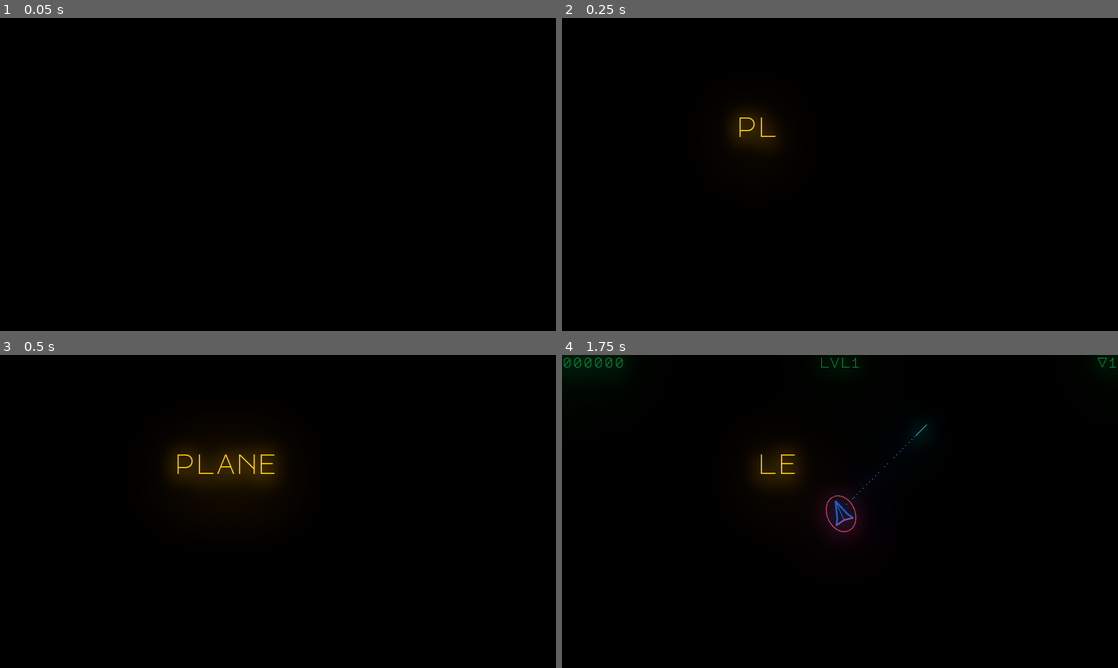
Above: before the commit, frames 1-4 (two rows, left to right).
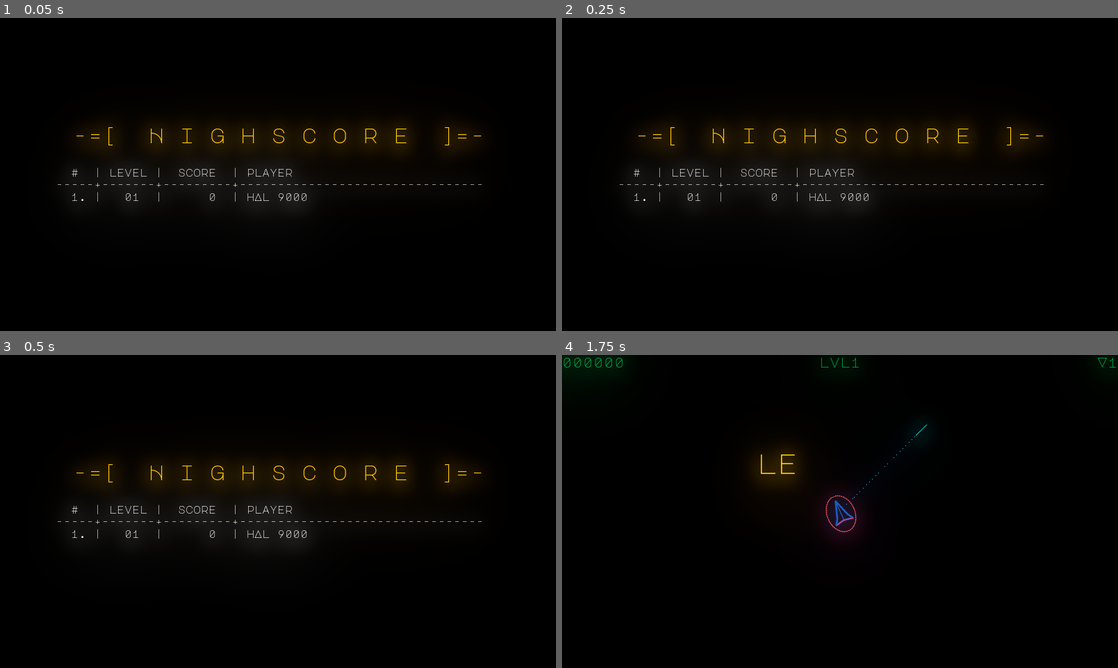
Above: after the commit, the same moments.

Repository: liske/Planetoids
Game: Godot game, scene res://scenes/Space.tscn
Two runs of this game, one before a commit and one after it. Both use one fixed random seed, a clock stepped at 60 frames per second and the inputs below.
Inputs:
- Up to frame 1 (0.05 s): no input
- Up to frame 2 (0.25 s): no input
- Up to frame 3 (0.5 s): no input
- Up to frame 4 (1.75 s): hold Right (rotate_right) 0.53-1.28 s; hold W (boost) 0.53-1.28 s; hold Left (rotate_left) from 1.28 s (still down); tap Space (shoot) at 1.35 s

The runs differ from the first frame. In frame 1, 5.8% of the frame differs, in the area x 10-87%, y 33-61%; in frame 2, 4.6%; in frame 3, 3.9%; in frame 4, nothing differs.

Commit message:
Show highscore in idle screen.

Diff:
--- a/objects/controls/HUD.gd
+++ b/objects/controls/HUD.gd
@@ -32,6 +32,22 @@
 
 	$AnimationPlayer/MainMessage.text = "planetoids"
 	$AnimationPlayer/SubMessage.text = "1 cookie 1 play"
+
+	var highscore_table = [
+		"  #  | level |  score  | player",
+		"-----+-------+---------+--------------------------------",
+	]
+
+	var pos = 1
+	for hs in highscore.load_highscore():
+		highscore_table.append(" %2d. |   %02d  | %6d  | %s" % [pos, hs.level, hs.score, hs.player.to_lower()])
+		pos += 1
+
+	if highscore_table.size() < 3:
+		highscore_table.append(" %2d. |   %02d  | %6d  | %s" % [1, 1, 0, "hAl 9000"])
+
+	$AnimationPlayer/HighscoreText.text = "\n".join(highscore_table)
+
 	$AnimationPlayer.play("Continuously")
 
 func show_smash():
--- a/objects/controls/HUD.tscn
+++ b/objects/controls/HUD.tscn
@@ -1,20 +1,22 @@
-[gd_scene load_steps=9 format=2]
+[gd_scene load_steps=11 format=2]
 
 [ext_resource path="res://objects/fonts/MajorMonoDisplay LARGE.tres" type="DynamicFont" id=1]
 [ext_resource path="res://objects/fonts/MajorMonoDisplay SMALL.tres" type="DynamicFont" id=2]
 [ext_resource path="res://objects/controls/HUD.gd" type="Script" id=3]
 [ext_resource path="res://objects/fonts/MajorMonoDisplay TINY.tres" type="DynamicFont" id=4]
+[ext_resource path="res://objects/fonts/MajorMonoDisplay MEDIUM.tres" type="DynamicFont" id=5]
+[ext_resource path="res://objects/fonts/MajorMonoDisplay SMALLER.tres" type="DynamicFont" id=6]
 
 [sub_resource type="Animation" id=3]
 resource_name = "Continuously"
-length = 10.0
+length = 12.0
 loop = true
 tracks/0/type = "value"
 tracks/0/path = NodePath("AnimationPlayer/MainMessage:visible")
 tracks/0/interp = 1
 tracks/0/loop_wrap = true
 tracks/0/imported = false
-tracks/0/enabled = true
+tracks/0/enabled = false
 tracks/0/keys = {
 "times": PoolRealArray( 0, 6 ),
 "transitions": PoolRealArray( 1, 1 ),
@@ -28,7 +30,7 @@
 tracks/1/imported = false
 tracks/1/enabled = true
 tracks/1/keys = {
-"times": PoolRealArray( 0, 1, 4, 10 ),
+"times": PoolRealArray( 0, 6, 7.9, 11.9 ),
 "transitions": PoolRealArray( 1, 1, 1, 1 ),
 "update": 0,
 "values": [ 0.05, 0.0, 1.0, 1.0 ]
@@ -38,7 +40,7 @@
 tracks/2/interp = 1
 tracks/2/loop_wrap = true
 tracks/2/imported = false
-tracks/2/enabled = true
+tracks/2/enabled = false
 tracks/2/keys = {
 "times": PoolRealArray( 0, 6 ),
 "transitions": PoolRealArray( 1, 1 ),
@@ -52,10 +54,10 @@
 tracks/3/imported = false
 tracks/3/enabled = true
 tracks/3/keys = {
-"times": PoolRealArray( 0, 1, 10 ),
-"transitions": PoolRealArray( 1, 1, 1 ),
-"update": 0,
-"values": [ 0.0, 1.0, 1.0 ]
+"times": PoolRealArray( 0, 4, 6, 11.9 ),
+"transitions": PoolRealArray( 1, 1, 1, 1 ),
+"update": 0,
+"values": [ 0.0, 0.0, 1.0, 1.0 ]
 }
 tracks/4/type = "value"
 tracks/4/path = NodePath("AnimationPlayer/SubMessage:modulate")
@@ -64,10 +66,10 @@
 tracks/4/imported = false
 tracks/4/enabled = true
 tracks/4/keys = {
-"times": PoolRealArray( 0.1, 4, 6, 10 ),
+"times": PoolRealArray( 0, 4, 6, 10 ),
 "transitions": PoolRealArray( 1, 1.5, 1, 1 ),
 "update": 0,
-"values": [ Color( 1, 1, 1, 1 ), Color( 1, 1, 1, 1 ), Color( 0, 0, 0, 0 ), Color( 0, 0, 0, 0 ) ]
+"values": [ Color( 1, 1, 1, 0 ), Color( 1, 1, 1, 0 ), Color( 1, 1, 1, 1 ), Color( 1, 1, 1, 1 ) ]
 }
 tracks/5/type = "value"
 tracks/5/path = NodePath("AnimationPlayer/MainMessage:modulate")
@@ -76,10 +78,34 @@
 tracks/5/imported = false
 tracks/5/enabled = true
 tracks/5/keys = {
-"times": PoolRealArray( 0.1, 1, 6, 10 ),
+"times": PoolRealArray( 0, 4, 6, 10 ),
 "transitions": PoolRealArray( 1, 2, 1, 1 ),
 "update": 0,
-"values": [ Color( 1, 1, 1, 1 ), Color( 1, 1, 1, 1 ), Color( 0, 0, 0, 0 ), Color( 0, 0, 0, 0 ) ]
+"values": [ Color( 1, 1, 1, 0 ), Color( 1, 1, 1, 0 ), Color( 1, 1, 1, 1 ), Color( 1, 1, 1, 1 ) ]
+}
+tracks/6/type = "value"
+tracks/6/path = NodePath("AnimationPlayer/HighscoreTitle:modulate")
+tracks/6/interp = 1
+tracks/6/loop_wrap = true
+tracks/6/imported = false
+tracks/6/enabled = true
+tracks/6/keys = {
+"times": PoolRealArray( 0, 4, 6, 10 ),
+"transitions": PoolRealArray( 1, 1, 1, 1 ),
+"update": 0,
+"values": [ Color( 1, 1, 1, 1 ), Color( 1, 1, 1, 1 ), Color( 1, 1, 1, 0 ), Color( 1, 1, 1, 0 ) ]
+}
+tracks/7/type = "value"
+tracks/7/path = NodePath("AnimationPlayer/HighscoreText:modulate")
+tracks/7/interp = 1
+tracks/7/loop_wrap = true
+tracks/7/imported = false
+tracks/7/enabled = true
+tracks/7/keys = {
+"times": PoolRealArray( 0, 4, 6, 10 ),
+"transitions": PoolRealArray( 1, 1, 1, 1 ),
+"update": 0,
+"values": [ Color( 1, 1, 1, 1 ), Color( 1, 1, 1, 1 ), Color( 1, 1, 1, 0 ), Color( 1, 1, 1, 0 ) ]
 }
 
 [sub_resource type="Animation" id=4]
@@ -241,7 +267,7 @@
 tracks/0/interp = 1
 tracks/0/loop_wrap = true
 tracks/0/imported = false
-tracks/0/enabled = true
+tracks/0/enabled = false
 tracks/0/keys = {
 "times": PoolRealArray( 0, 6 ),
 "transitions": PoolRealArray( 1, 1 ),
@@ -265,7 +291,7 @@
 tracks/2/interp = 1
 tracks/2/loop_wrap = true
 tracks/2/imported = false
-tracks/2/enabled = true
+tracks/2/enabled = false
 tracks/2/keys = {
 "times": PoolRealArray( 0, 6 ),
 "transitions": PoolRealArray( 1, 1 ),
@@ -291,7 +317,7 @@
 tracks/4/imported = false
 tracks/4/enabled = true
 tracks/4/keys = {
-"times": PoolRealArray( 0.1, 4, 6 ),
+"times": PoolRealArray( 0.25, 4, 6 ),
 "transitions": PoolRealArray( 1, 1.5, 1 ),
 "update": 0,
 "values": [ Color( 1, 1, 1, 1 ), Color( 1, 1, 1, 1 ), Color( 0, 0, 0, 0 ) ]
@@ -303,10 +329,34 @@
 tracks/5/imported = false
 tracks/5/enabled = true
 tracks/5/keys = {
-"times": PoolRealArray( 0.1, 1, 6 ),
+"times": PoolRealArray( 0.25, 1, 6 ),
 "transitions": PoolRealArray( 1, 2, 1 ),
 "update": 0,
 "values": [ Color( 1, 1, 1, 1 ), Color( 1, 1, 1, 1 ), Color( 0, 0, 0, 0 ) ]
+}
+tracks/6/type = "value"
+tracks/6/path = NodePath("AnimationPlayer/HighscoreTitle:modulate")
+tracks/6/interp = 1
+tracks/6/loop_wrap = true
+tracks/6/imported = false
+tracks/6/enabled = true
+tracks/6/keys = {
+"times": PoolRealArray( 0 ),
+"transitions": PoolRealArray( 1 ),
+"update": 0,
+"values": [ Color( 1, 1, 1, 0 ) ]
+}
+tracks/7/type = "value"
+tracks/7/path = NodePath("AnimationPlayer/HighscoreText:modulate")
+tracks/7/interp = 1
+tracks/7/loop_wrap = true
+tracks/7/imported = false
+tracks/7/enabled = true
+tracks/7/keys = {
+"times": PoolRealArray( 0 ),
+"transitions": PoolRealArray( 1 ),
+"update": 0,
+"values": [ Color( 1, 1, 1, 0 ) ]
 }
 
 [node name="HUD" type="Control"]
@@ -423,4 +473,41 @@
 deselect_on_focus_loss_enabled = false
 caret_blink = true
 
+[node name="HighscoreTitle" type="Label" parent="AnimationPlayer"]
+modulate = Color( 1, 1, 1, 0 )
+anchor_top = 0.35
+anchor_right = 1.0
+anchor_bottom = 0.35
+margin_bottom = 33.0
+grow_horizontal = 2
+grow_vertical = 2
+custom_colors/font_color = Color( 1, 0.74902, 0, 1 )
+custom_fonts/font = ExtResource( 5 )
+text = "-=[  H i g h s c o r e  ]=-"
+align = 1
+valign = 1
+
+[node name="HighscoreText" type="Label" parent="AnimationPlayer"]
+modulate = Color( 1, 1, 1, 0 )
+anchor_left = 0.1
+anchor_top = 0.35
+anchor_right = 0.9
+anchor_bottom = 0.35
+margin_top = 90.0
+margin_bottom = 373.0
+grow_horizontal = 2
+custom_fonts/font = ExtResource( 6 )
+text = "# | score | level | player
+---+-------+-------+-------------------
+ 1.|      1|     2 | @liske
+ 2.|      1|     2 | @liske
+ 3.|      1|     2 | @liske
+ 4.|      1|     2 | @liske
+ 5.|      1|     2 | @liske
+ 6.|      1|     2 | @liske
+ 7.|      1|     2 | @liske
+ 8.|      1|     2 | @liske
+ 9.|      1|     2 | @liske
+10.|      1|     2 | @liske"
+
 [connection signal="text_entered" from="AnimationPlayer/TextEdit" to="." method="_on_TextEdit_text_entered"]
--- /dev/null
+++ b/objects/fonts/MajorMonoDisplay SMALLER.tres
@@ -0,0 +1,7 @@
+[gd_resource type="DynamicFont" load_steps=2 format=2]
+
+[ext_resource path="res://assets/fonts/MajorMonoDisplay/MajorMonoDisplay-Regular.ttf" type="DynamicFontData" id=1]
+
+[resource]
+size = 24
+font_data = ExtResource( 1 )
